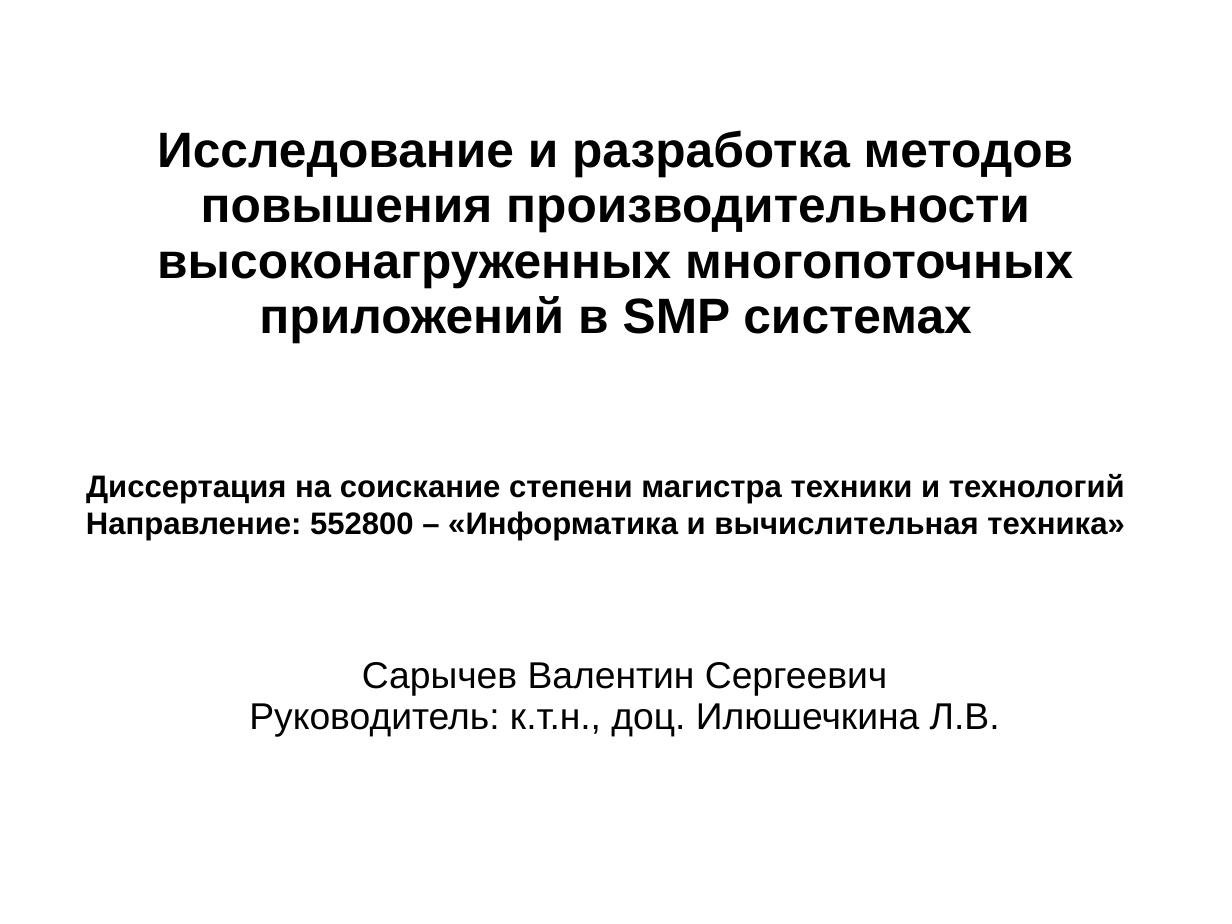
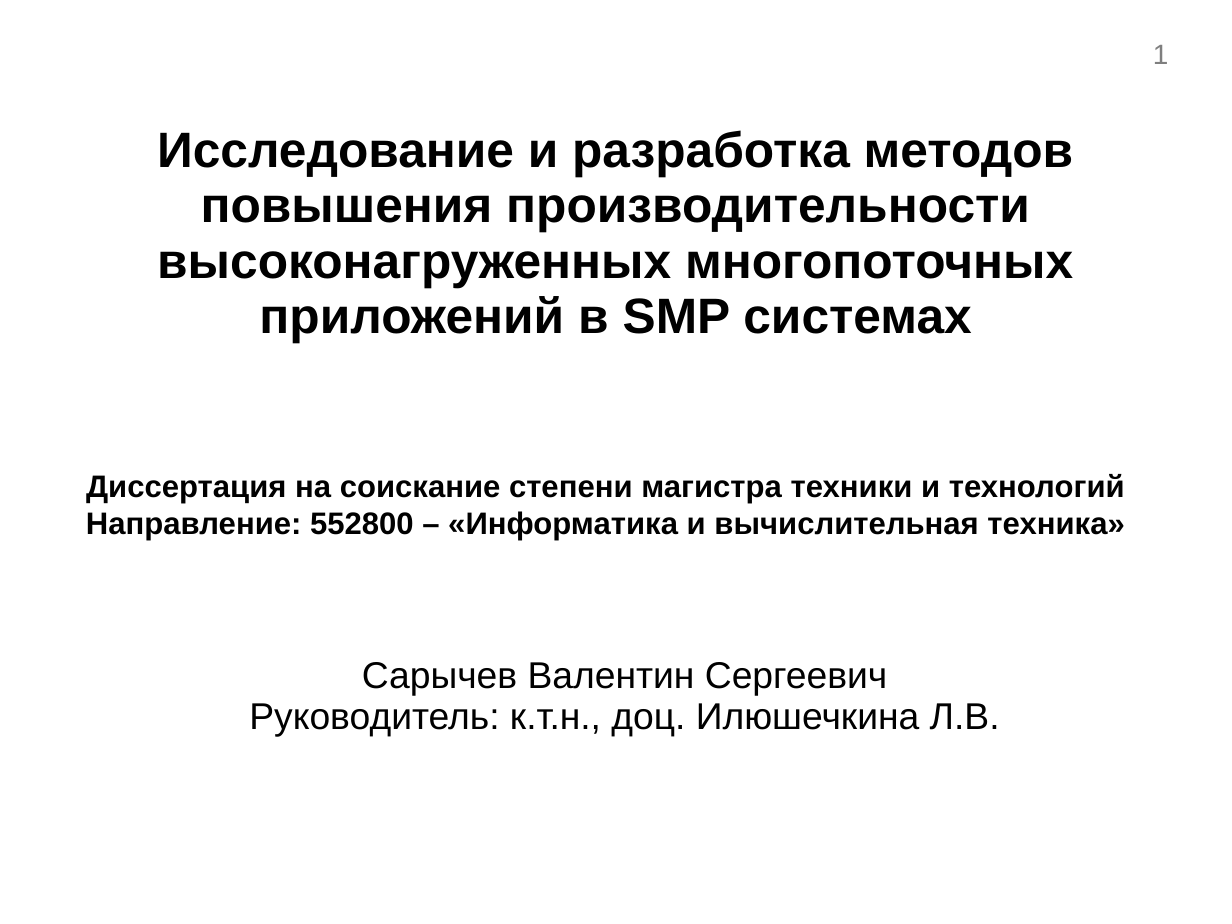
Before and after one commit to dizel3d/disser, a slide deck: slide 1 of Презентация.ppt. Drawn at 1232x924 pixels with LibreOffice and Linux fonts; fonts in the diff are those of the drawing. Boxes give left, top, right and bottom in pixels: in the first picture for what was removed or moved away, otherwise in the second. Text is boxed around its words. In the diff, an @@ line names an element or a change of style, - is before the commit and + after.

```diff
--- a/Презентация.ppt
+++ b/Презентация.ppt
@@ page number added at [1153, 45, 1169, 64], 18 pt, text #7F7F7F @@
+1
```
Also in this commit, not shown: 3 other slides changed, 13 slides added, 16 slides removed, 1 other file.
